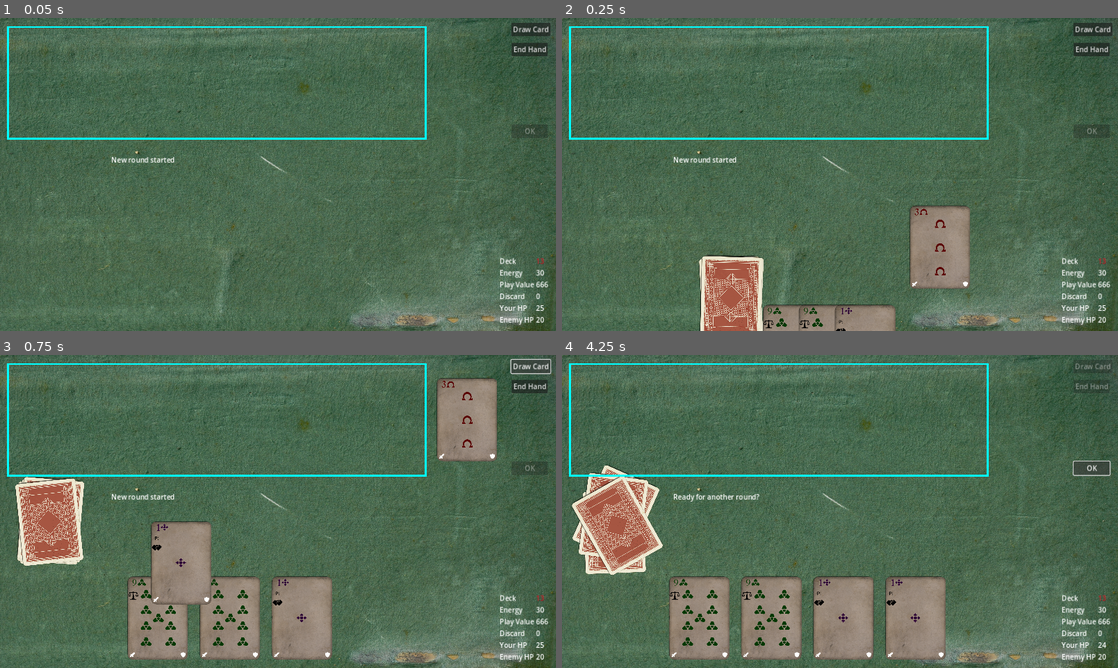
Above: before the commit, frames 1-4 (two rows, left to right).
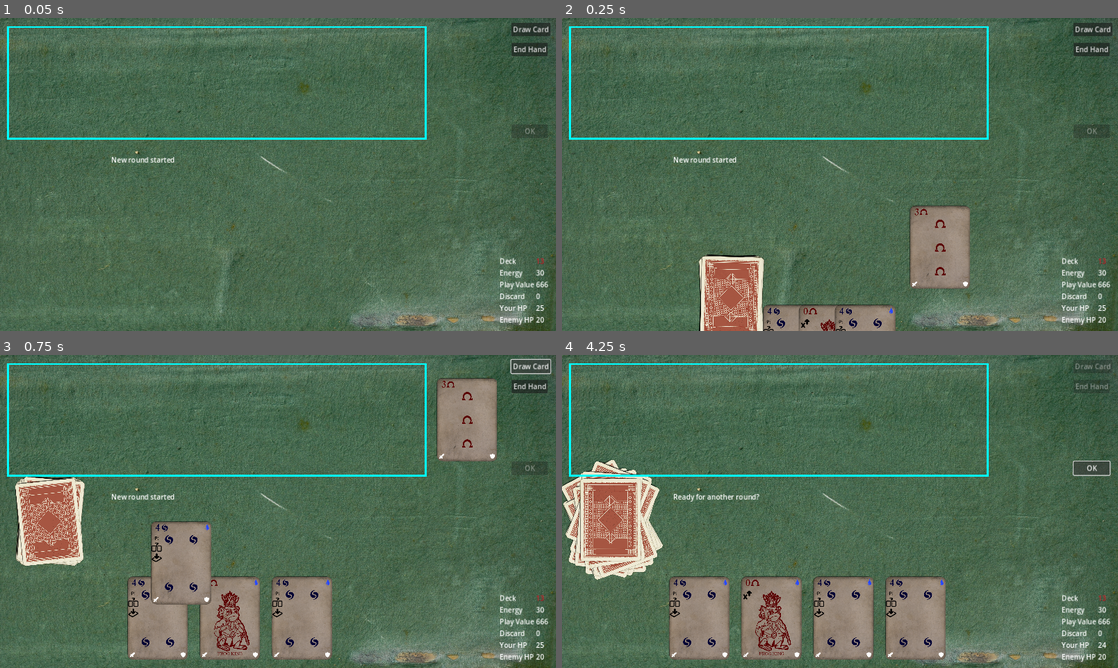
Above: after the commit, the same moments.

Repository: TicklesTheBrain/CardBuilder
Game: Godot game, scene res://game.tscn
Same seed, same stepped clock (60 frames per second), same inputs: the game is played once before the commit and once after it.
Inputs:
- Up to frame 1 (0.05 s): no input
- Up to frame 2 (0.25 s): no input
- Up to frame 3 (0.75 s): click "Draw Card" at 0.5 s
- Up to frame 4 (4.25 s): click "End Hand" at 1.25 s; click "OK" at 2 s; click "OK" at 2.75 s; click "OK" at 3.5 s

Frame 1 is identical in both runs. In frame 2, 0.4% of the frame differs, in the area x 24-60%, y 75-100%; in frame 3, 1.5%; in frame 4, 4.6%, in the area x 0-69%, y 33-96%.

Commit message:
bugfixing

Diff:
--- a/cardAbstractions/Actor.gd
+++ b/cardAbstractions/Actor.gd
@@ -79,6 +79,8 @@
 			return multiplierDefence
 		GameResources.HP:
 			return hp
+		GameResources.BUST_VALUE:
+			return bustValue
 	return null
 
 func resetResources():
--- a/cardInterfaceStuff/cardDisplay.gd
+++ b/cardInterfaceStuff/cardDisplay.gd
@@ -60,7 +60,7 @@
 var prevRevealed: bool
 
 var broughtToFront: bool
-var previousZOrder: int
+var regularZOrder: int = 0
 var graftToShow: CardData
 var cardData: CardData
 var dragged: bool
@@ -248,15 +248,18 @@
 
 func bringToFront():
 	broughtToFront = true
-	previousZOrder = z_index
-	z_index = 100
+	updateZ()
 
 func bringBackFromFront():
 	broughtToFront = false
-	z_index = previousZOrder
+	updateZ()
 
 func setRegularZIndex(newIndex: int):
+	regularZOrder = newIndex
+	updateZ()
+
+func updateZ():
 	if broughtToFront:
-		previousZOrder = newIndex
-	else:
-		z_index = newIndex
+		z_index = 100
+	else:
+		z_index = regularZOrder
--- a/game.tscn
+++ b/game.tscn
@@ -117,6 +117,7 @@
 
 [node name="DeckManager" type="Node" parent="Logic/Player" node_paths=PackedStringArray("feedContainer", "disposeContainer")]
 script = ExtResource("3_8edax")
+debug = false
 templatePackage = ExtResource("24_wh5ls")
 feedContainer = NodePath("../DiscardManager")
 disposeContainer = NodePath("../DiscardManager")
